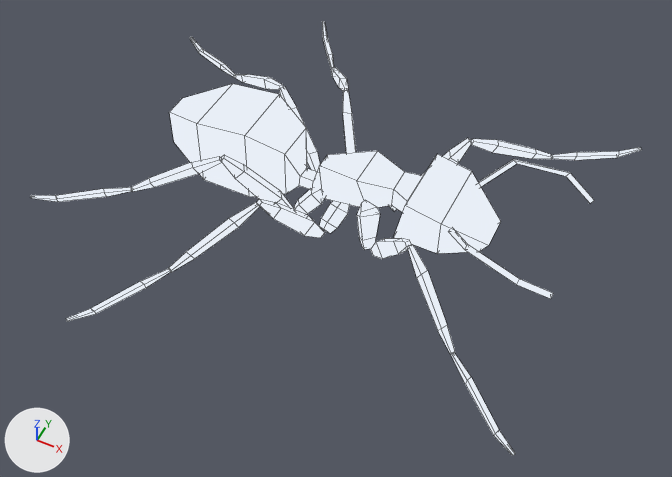
The Blender file Assets/Features/Unit/ant 1.blend as it was, and as the next commit left it.
Both versions are drawn from a 50 mm camera at (0.594, -1.057, 1.435) aimed at (0.003, 0.125, -0.042). Arrows for +X, +Y and +Z are at lower left; the lights stay in place. Mesh edges are drawn as thin lines.

Objects in the first picture: 'ant_mesh'.
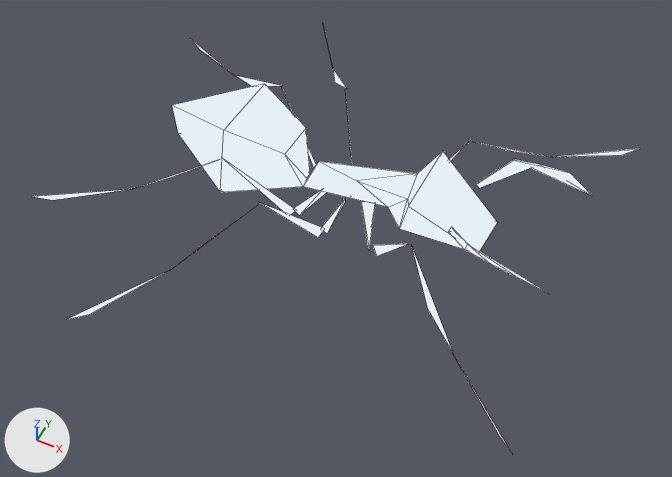
What differs and where, as boxes [x1, y1, x2, y2] in the pictures (672 x 477 px):
'ant_mesh', modifiers changed
    before: [30, 21, 641, 455]
    after: [32, 35, 637, 452]

The change in detail:
Object 'ant_mesh' (ob_ant_mesh) gains a DECIMATE modifier named 'Decimate'.
Modifier setting: ratio = 0.158.
